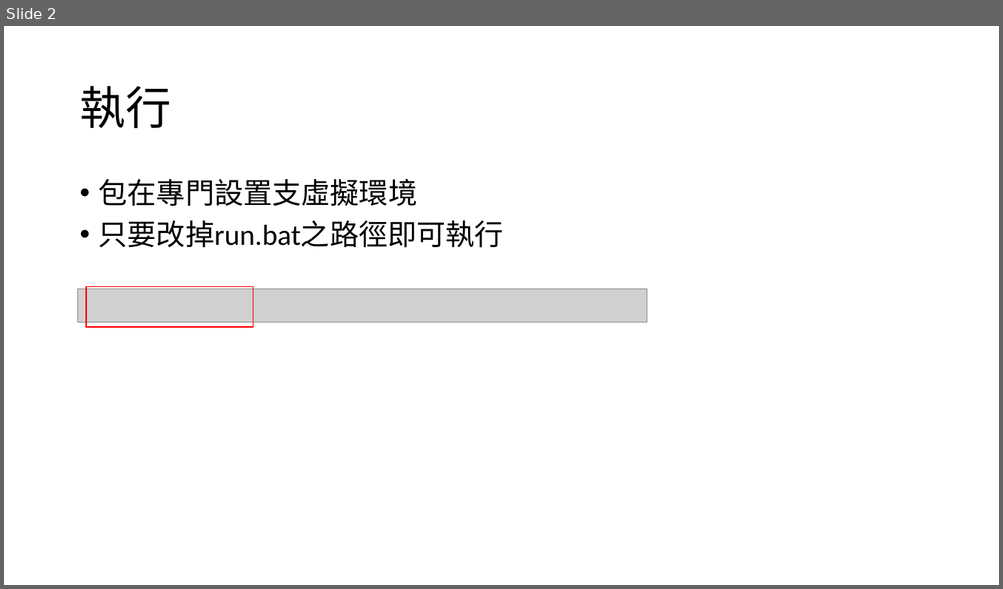
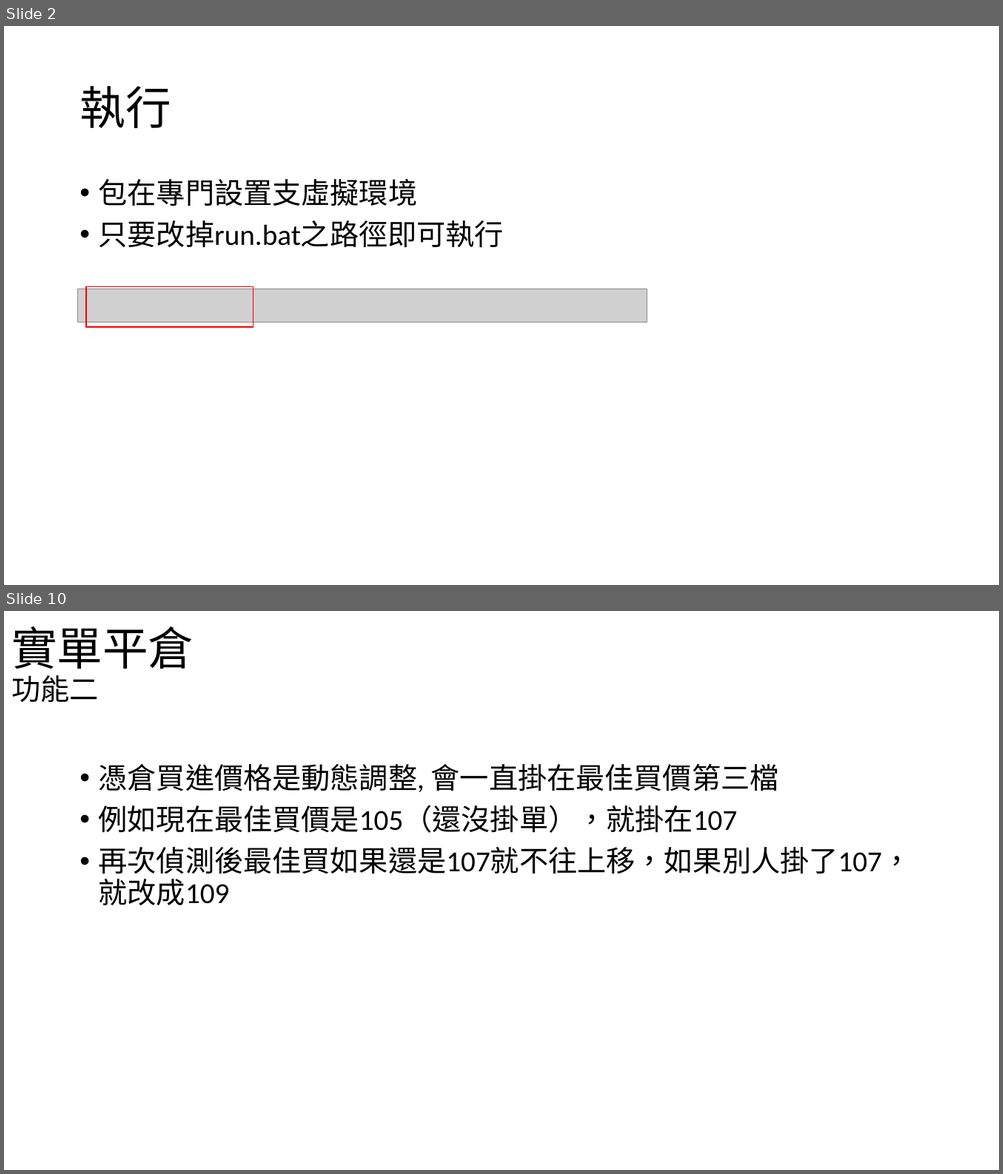
Before and after one commit to youthink0/shioaji-options, a slide deck: 選擇權自動化.pptx. Shown one above the other, each under a label of ours: slide 2 before the commit, slides 2 and 10 after it; the slides between them are not shown. The pictures are 1003x589 and 1003x1174 pixels, drawn with LibreOffice and Linux fonts; fonts in the diff are those of the drawing; grey boxes stand for pictures. Boxes give left, top, right and bottom in pixels: in the first picture for what was removed or moved away, otherwise in the second. Text is boxed around its words. In the diff, an @@ line names an element or a change of style, - is before the commit and + after.

```diff
--- a/選擇權自動化.pptx
+++ b/選擇權自動化.pptx
@@ slide 10 added at bbox=[4, 611, 999, 1170], background #FFFFFF @@
@@ text added at bbox=[11, 627, 193, 702], 44 pt, text #000000 @@
+實單平倉
+功能二
@@ text added at bbox=[99, 764, 911, 906], 28 pt, text #000000 @@
+• 憑倉買進價格是動態調整, 會一直掛在最佳買價第三檔
+• 例如現在最佳買價是105（還沒掛單），就掛在107
+• 再次偵測後最佳買如果還是107就不往上移，如果別人掛了107，就改成109
```
Also in this commit, not shown: 2 slides changed, 8 other slides added, 9 other files.
